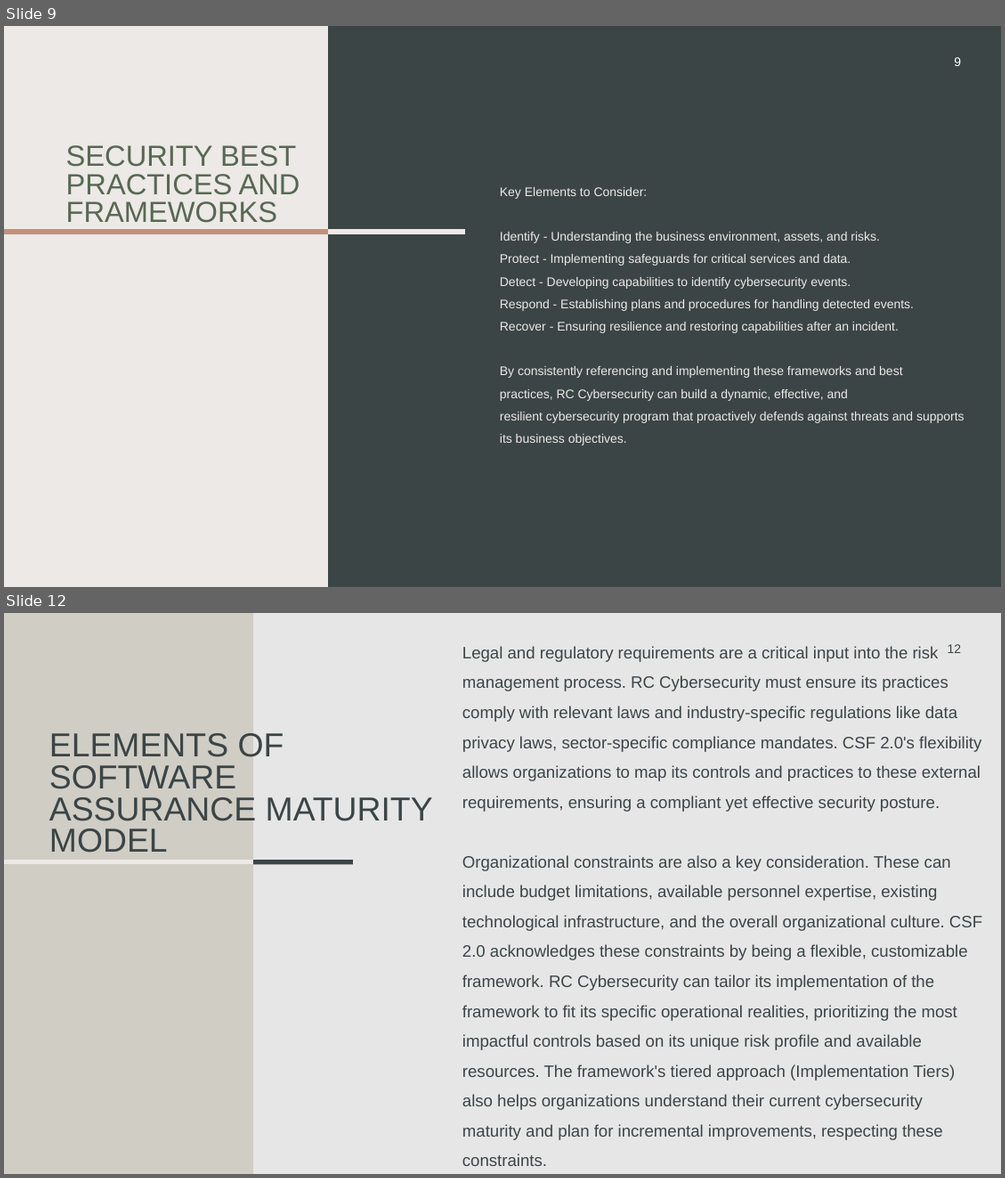
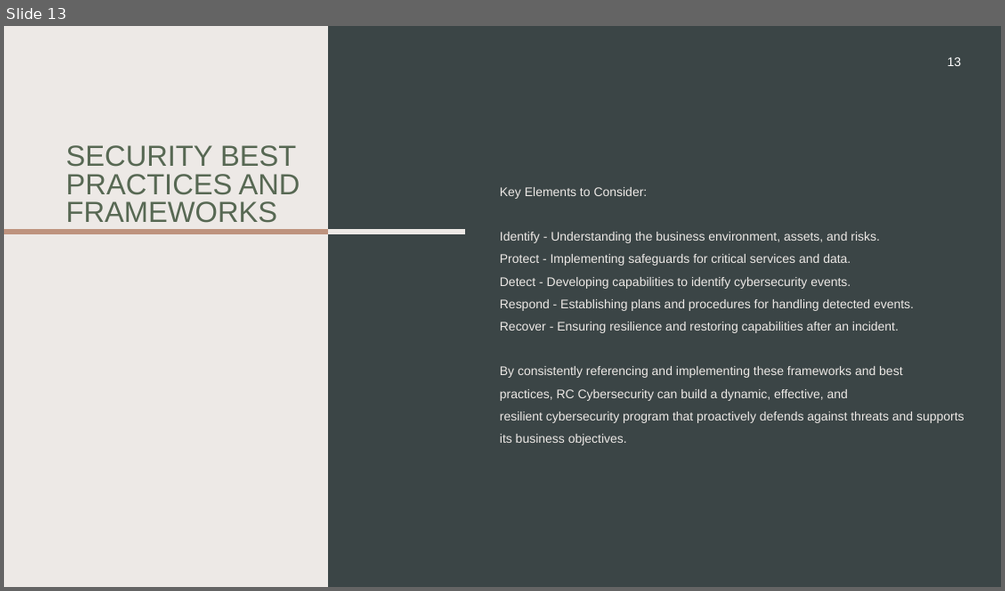
Before and after one commit to rcoon1/GCU-Masters, a slide deck: CYB-690/Topic 2/Security Framework RCoon.pptx. Shown one above the other, each under a label of ours: slides 9 and 12 before the commit, slide 13 after it; the slides between them are not shown. The pictures are 1005x1178 and 1005x591 pixels, drawn with LibreOffice and Linux fonts; fonts in the diff are those of the drawing. Boxes give left, top, right and bottom in pixels: in the first picture for what was removed or moved away, otherwise in the second. Text is boxed around its words. In the diff, an @@ line names an element or a change of style, - is before the commit and + after.

```diff
--- a/CYB-690/Topic 2/Security Framework RCoon.pptx
+++ b/CYB-690/Topic 2/Security Framework RCoon.pptx
@@ slide 12 removed at [4,613,1001,1174], background #E7E6E6 @@
@@ rectangle removed at [4,613,254,1174] @@
@@ text removed at [462,646,982,1166] @@
-Legal and regulatory requirements are a critical input into the risk management process. RC Cybersecurity must ensure its practices comply with relevant laws and industry-specific regulations like data privacy laws, sector-specific compliance mandates. CSF 2.0's flexibility allows organizations to map its controls and practices to these external requirements, ensuring a compliant yet effective security posture.
-Organizational constraints are also a key consideration. These can include budget limitations, available personnel expertise, existing technological infrastructure, and the overall organizational culture. CSF 2.0 acknowledges these constraints by being a flexible, customizable framework. RC Cybersecurity can tailor its implementation of the framework to fit its specific operational realities, prioritizing the most impactful controls based on its unique risk profile and available resources. The framework's tiered approach (Implementation Tiers) also helps organizations understand their current cybersecurity maturity and plan for incremental improvements, respecting these constraints.
@@ page number removed at [947,644,962,653] @@
-12
@@ title removed at [49,733,433,852] @@
-ELEMENTS OF SOFTWARE ASSURANCE MATURITY MODEL
@@ line removed from (4, 862) to (253, 862) @@
@@ line removed from (254, 862) to (353, 862) @@
@@ what was slide 9 is now slide 13 @@
@@ page number at [947,57,962,66]: text changed @@
-9
+13
```
Also in this commit, not shown: 3 slides changed, 9 slides added, 1 other slide removed.
